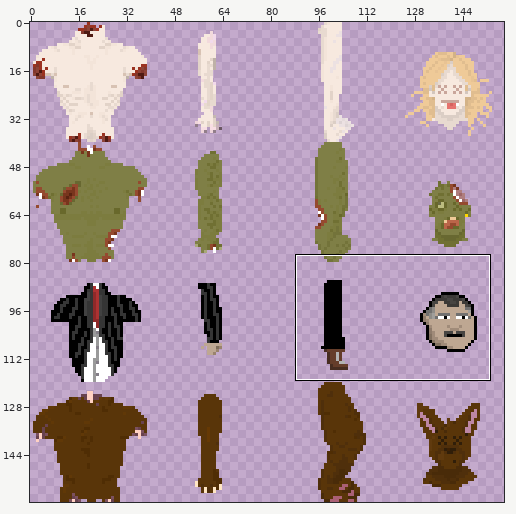
Two versions of one sprite sheet, Rescources/Textures/Spritesheet_corps_20250115231844.png. The first picture is a wide view before the edit; the outline marks the close-up.
Close-up. First the earlier version:
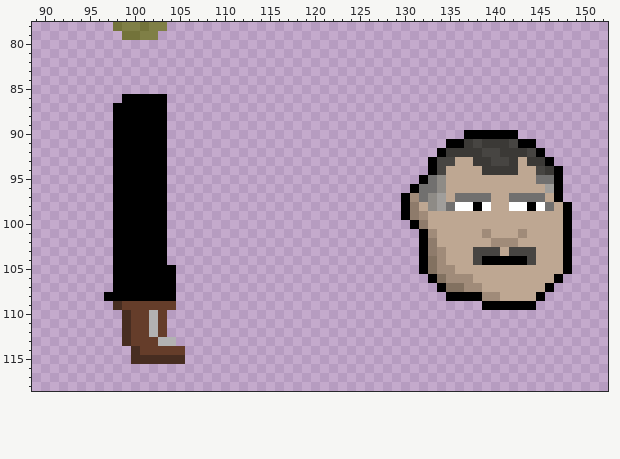
The file is 160x160 pixels. Pixels under 10% opacity are left out. Colours within 5 levels of each other are drawn and written as one. Shown: x 89..152, y 78..118. The wide view leaves out empty margins. The commit also changed other parts of the picture, which this record leaves out.
The result:
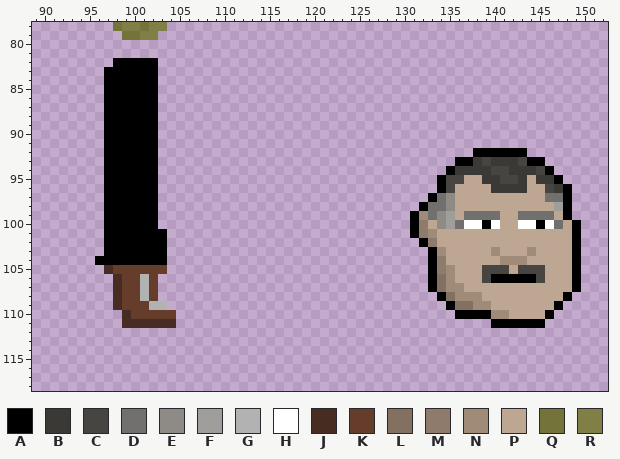
Palette (. is transparent): A #000000  B #3b3936  C #474542  D #71706f  E #8e8b86  F #a09e9b  G #b2b2b2  H #ffffff  J #472d21  K #653d2a  L #827160  M #8e7b6b  N #a08b79  P #bea792  Q #73733a  R #7f7f46
Changes in this commit:
Changed rows in their new state; - is an unchanged pixel.
first column x 96:
 82 --AAAAA-----------------------------------------------
 83 -AAAAAA-----------------------------------------------
 84 -AAAAAA-----------------------------------------------
 85 -AAAAAA-----------------------------------------------
 86 -AA----.----------------------------------------------
 87 -A-----.----------------------------------------------
 88 -A-----.----------------------------------------------
 89 -A-----.----------------------------------------------
 90 -A-----.---------------------------------......-------
 91 -A-----.-------------------------------..........-----
 92 -A-----.------------------------------....AAAAAA..----
 93 -A-----.-----------------------------...AA-CBB-CAA.---
 94 -A-----.-----------------------------..ABBB-CC-BB-A.--
 95 -A-----.----------------------------..ACC--BBCCB-BB---
 96 -A-----.---------------------------...AC----BBBB--CBA-
 97 -A-----.--------------------------...ADEPPPP--PPPPDDA-
 98 -A-----.--------------------------..ADDEPPPP--PPPPPF--
 99 -A-----.--------------------------.A-DEF-DDDD--DDDD---
100 -A-----.------------------------------EFDHHAH--HHAHDPA
101 -A---------------------------------AM------P---P----PA
102 -A------------------------------------------PPP-----PA
103 -A----------------------------------.A----PPN-PPN---PA
104 AA----------------------------------.AM---PPPNNNP---PA
105 -JKKKKKK.---------------------------.AM----CCC-CCC--PA
106 --JKKGK..-------------------------------PP-CAAAAAC-PPA
107 --JKKGK..----------------------------ALNNPP-------PPPA
108 -.JKKGK..-----------------------------ALNNNPP----PPPA-
109 ------GG.------------------------------ALLNNPPPPPPPA--
110 ------K-K-------------------------------AAAANNPPPPA---
111 ----JJJJJ-----------------------------------AAAAAA----
112 ---.....----------------------------------------------
113 ---......---------------------------------------------
114 ----......--------------------------------------------
115 ----......--------------------------------------------
Pixel boxes of the changes (left, top, right, bottom) in both close-ups:
changed: (95, 58, 185, 364)
changed: (401, 130, 581, 328)
